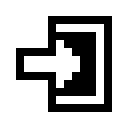
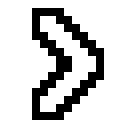
The second 128 x 128 image is a revision of the first. Changes to its layers:
added layer "right" in group "icons" over 32, 8, 104, 120
hid "enter" over 16, 16, 112, 112
